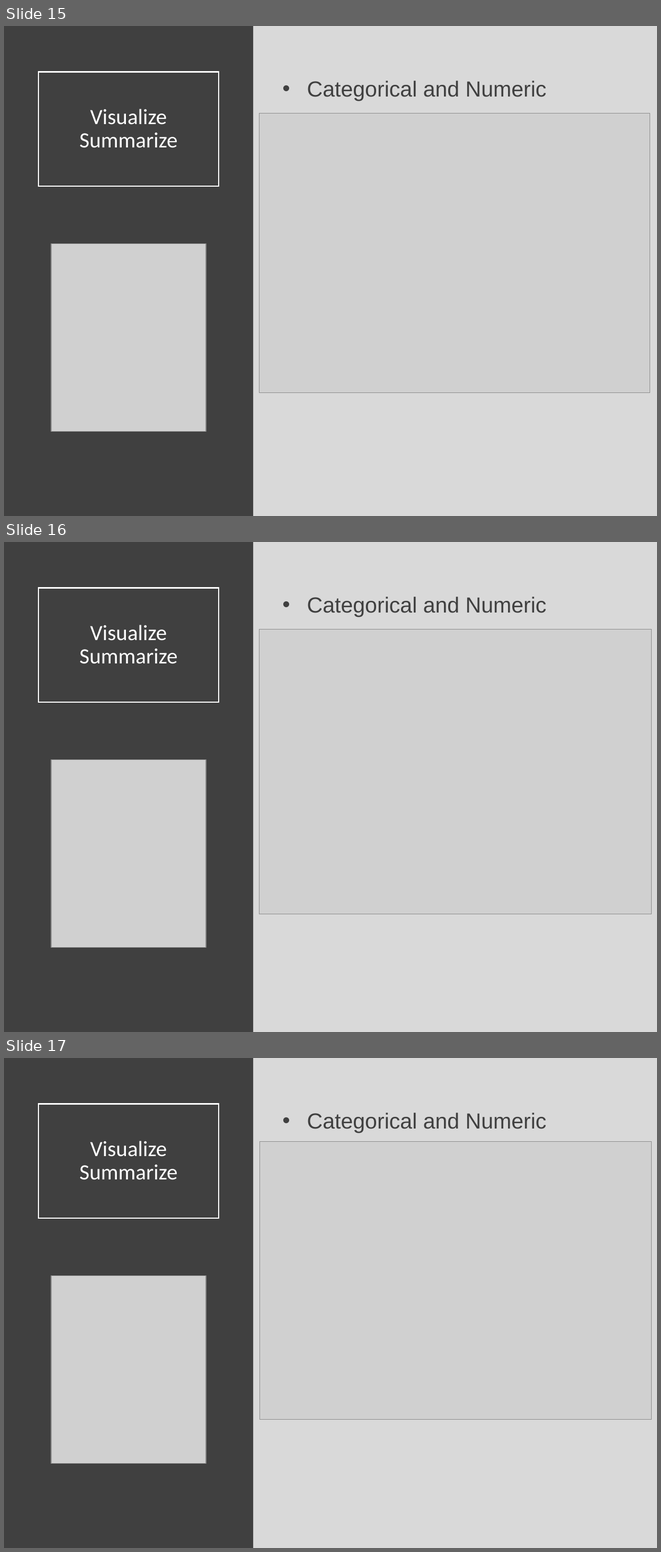
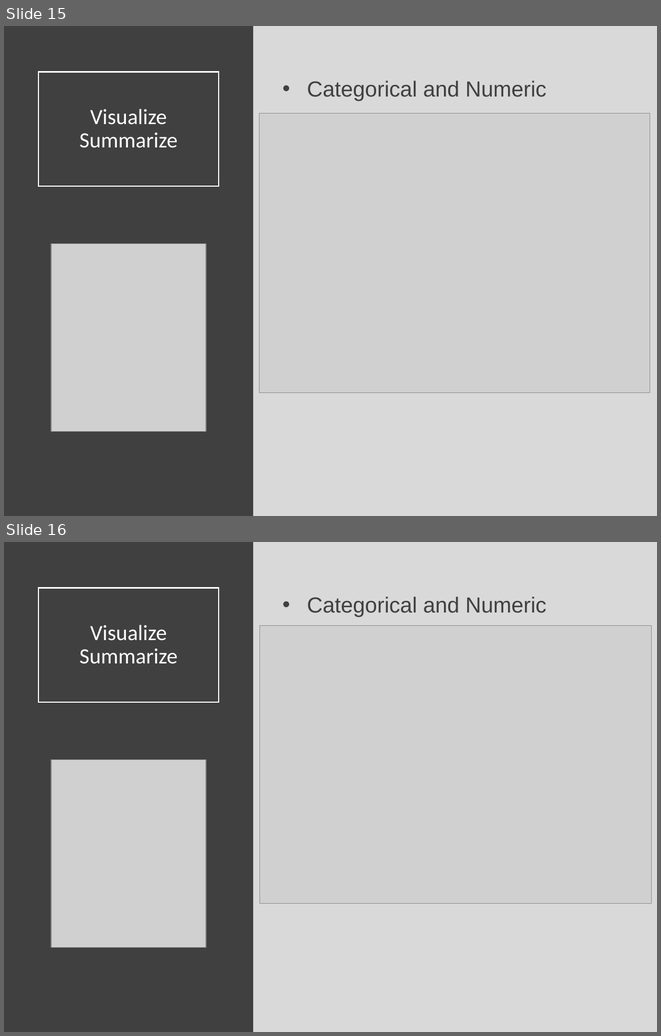
Before and after one commit to Yixf-Self/STOR320_WEBSITE, a slide deck: Lecture/Lecture 8/Lecture 8.pptx. Shown one above the other, each under a label of ours: slides 15, 16 and 17 before the commit, slides 15 and 16 after it. The pictures are 661x1552 and 661x1036 pixels, drawn with LibreOffice and Linux fonts; fonts in the diff are those of the drawing; grey boxes stand for pictures. Boxes give left, top, right and bottom in pixels: in the first picture for what was removed or moved away, otherwise in the second. Text is boxed around its words. In the diff, an @@ line names an element or a change of style, - is before the commit and + after.

Commit message:
Lecture 8 Modification

```diff
--- a/Lecture/Lecture 8/Lecture 8.pptx
+++ b/Lecture/Lecture 8/Lecture 8.pptx
@@ slide 16 removed at bbox=[4, 542, 657, 1032], background #D9D9D9 @@
@@ rectangle removed at bbox=[4, 542, 254, 1032] @@
@@ title removed at bbox=[38, 588, 219, 702] @@
-Visualize
-Summarize
@@ text removed at bbox=[307, 597, 547, 617] @@
-• Categorical and Numeric
@@ picture removed at bbox=[259, 629, 652, 914] @@
@@ picture removed at bbox=[51, 759, 206, 947] @@
@@ what was slide 17 is now slide 16 @@
```
Also in this commit, not shown: 1 other file.
